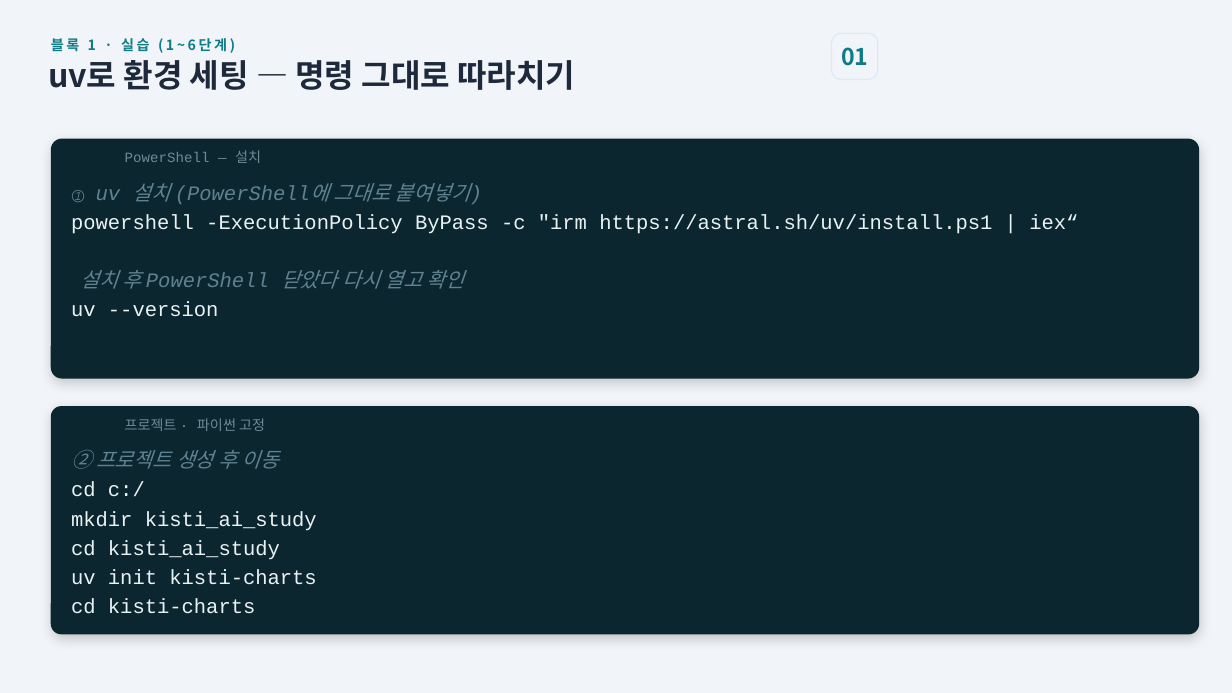
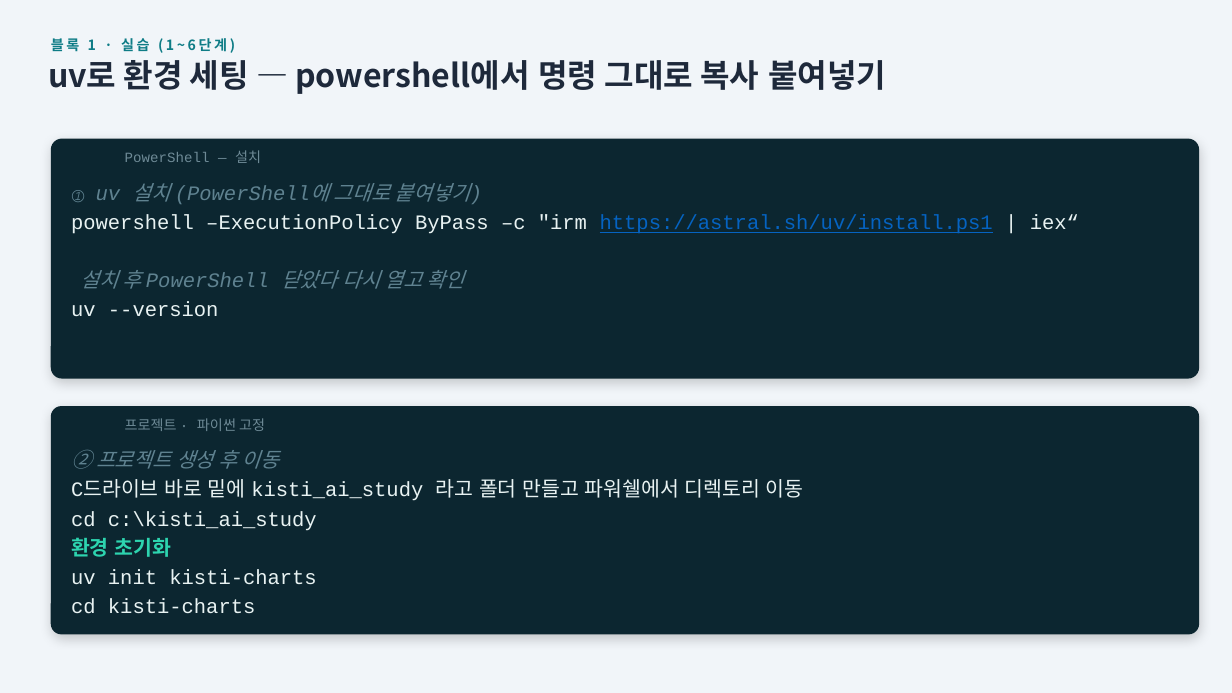
Before and after one commit to thinkinghs/lecture_6_18, a slide deck: slide 90 of 2차시_강의자료_합본.pptx (slide 89 before the commit). Drawn at 1232x693 pixels with LibreOffice and Linux fonts; fonts in the diff are those of the drawing. Boxes give left, top, right and bottom in pixels: in the first picture for what was removed or moved away, otherwise in the second. Text is boxed around its words. In the diff, an @@ line names an element or a change of style, - is before the commit and + after.

```diff
--- a/2차시_강의자료_합본.pptx
+++ b/2차시_강의자료_합본.pptx
@@ rounded rectangle removed at <box>832,33,878,79</box> @@
@@ text removed at <box>841,47,868,66</box> @@
-01
@@ text at <box>48,60,886,94</box>: text changed @@
-uv로 환경 세팅 — 명령 그대로 따라치기
+uv로 환경 세팅 — powershell에서 명령 그대로 복사 붙여넣기
@@ text at <box>71,214,1079,234</box>: text changed @@
-powershell -ExecutionPolicy ByPass -c "irm https://astral.sh/uv/install.ps1 | iex“
+powershell –ExecutionPolicy ByPass –c "irm https://astral.sh/uv/install.ps1 | iex“
@@ text at <box>71,479,804,557</box>: text changed @@
-cd c:/
-mkdir kisti_ai_study
-cd kisti_ai_study
+C드라이브 바로 밑에 kisti_ai_study 라고 폴더 만들고 파워쉘에서 디렉토리 이동
+cd c:\kisti_ai_study
+환경 초기화
```
Also in this commit, not shown: 11 other slides changed, 3 slides added.
